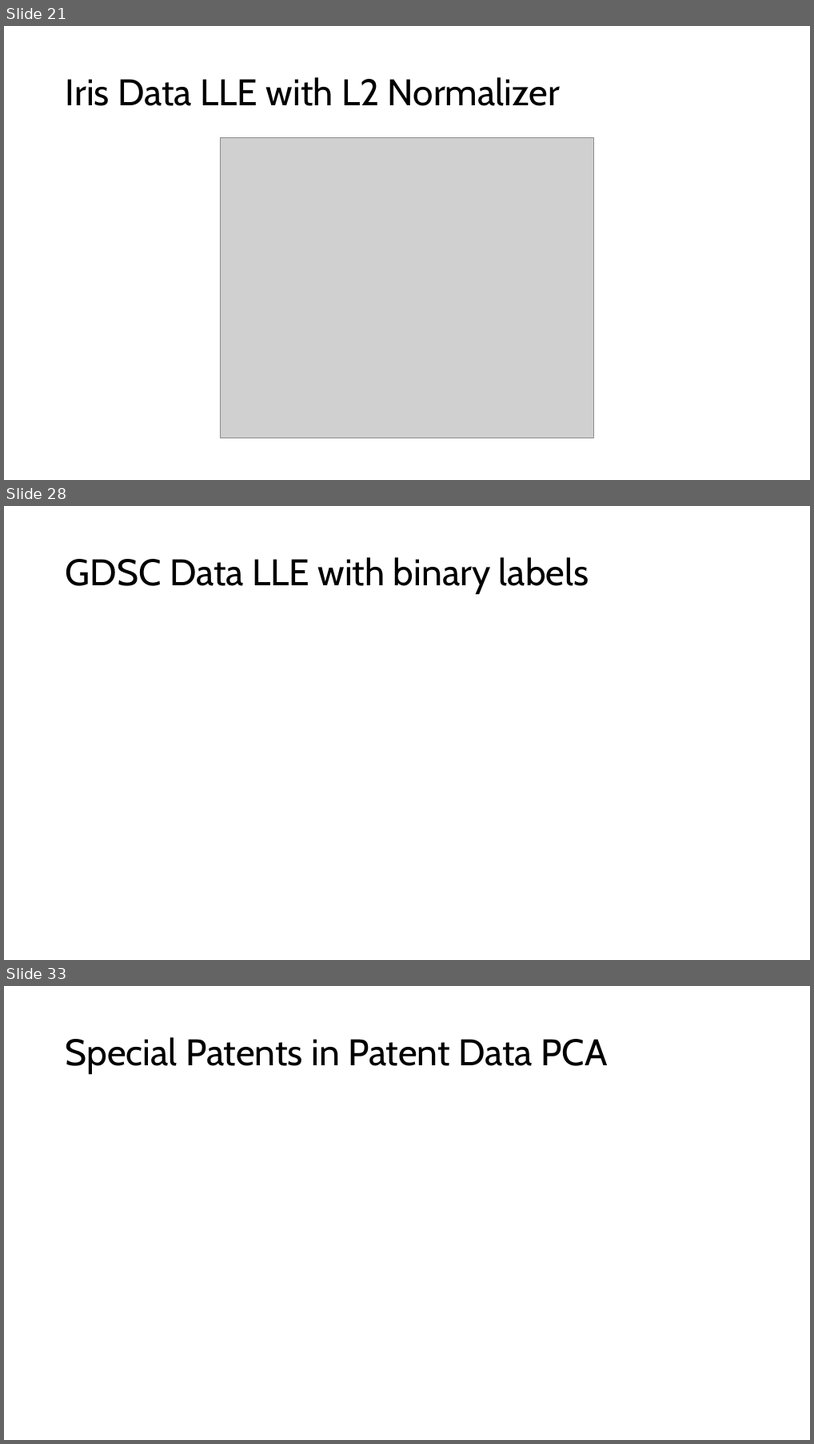
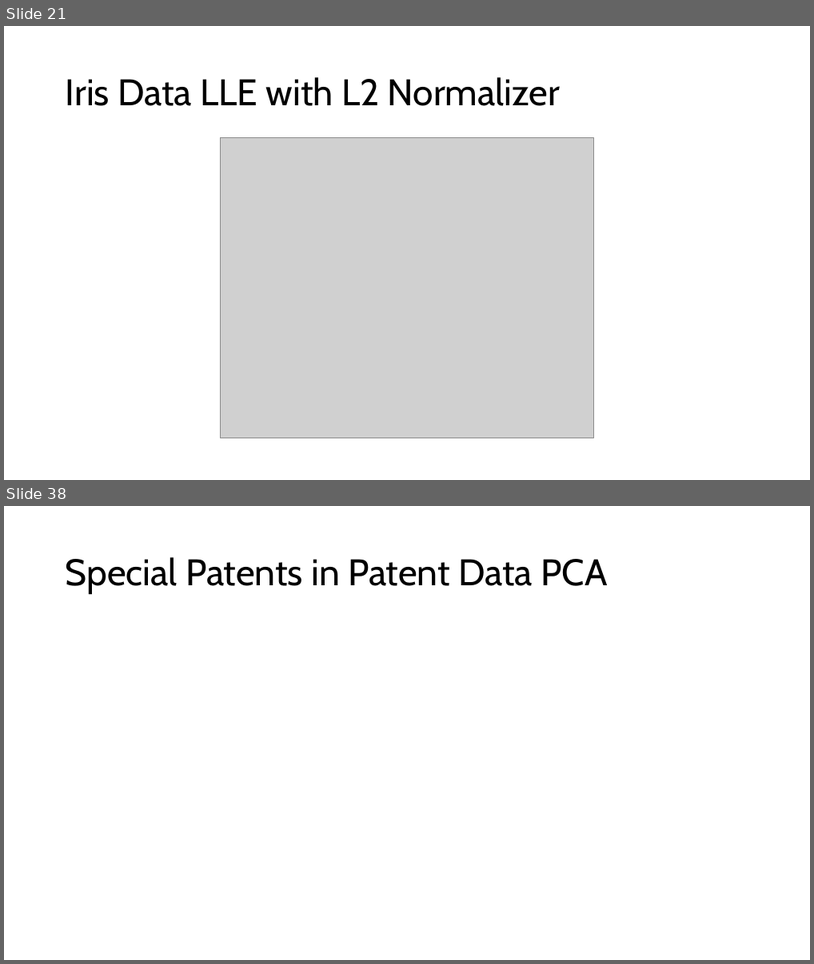
Before and after one commit to Brennan-Chan/Big-Data-Project-1, a slide deck: Deliverables/Big Data Project 1.pptx. Shown one above the other, each under a label of ours: slides 21, 28 and 33 before the commit, slides 21 and 38 after it; the slides between them are not shown. The pictures are 814x1444 and 814x964 pixels, drawn with LibreOffice and Linux fonts; fonts in the diff are those of the drawing; grey boxes stand for pictures. Boxes give left, top, right and bottom in pixels: in the first picture for what was removed or moved away, otherwise in the second. Text is boxed around its words. In the diff, an @@ line names an element or a change of style, - is before the commit and + after.

```diff
--- a/Deliverables/Big Data Project 1.pptx
+++ b/Deliverables/Big Data Project 1.pptx
@@ slide 28 removed at <box>4,506,810,960</box>, background #FFFFFF @@
@@ title removed at <box>66,557,589,594</box> @@
-GDSC Data LLE with binary labels
@@ what was slide 33 is now slide 38 @@
```
Also in this commit, not shown: 2 slides changed, 15 slides added, 9 other slides removed, 3 other files.
